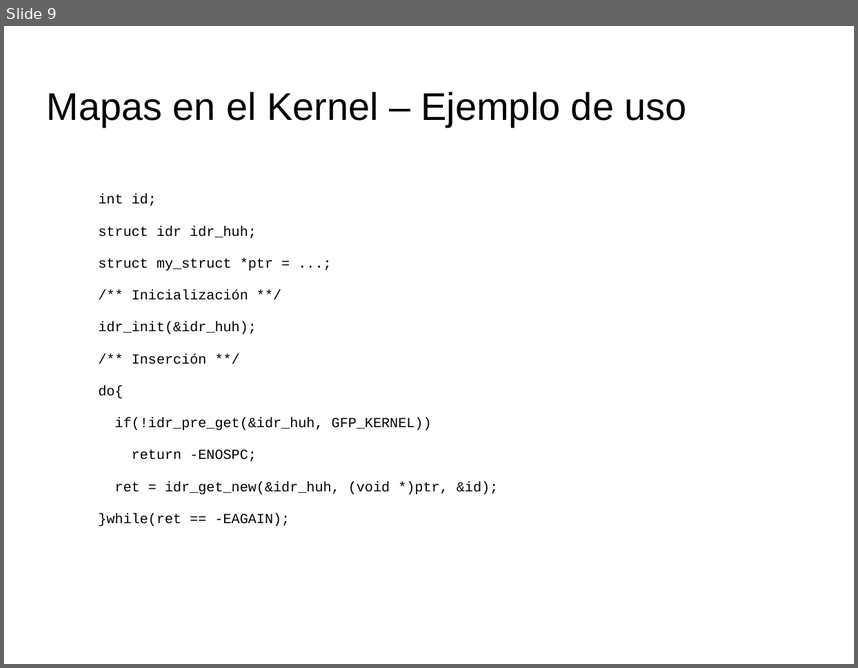
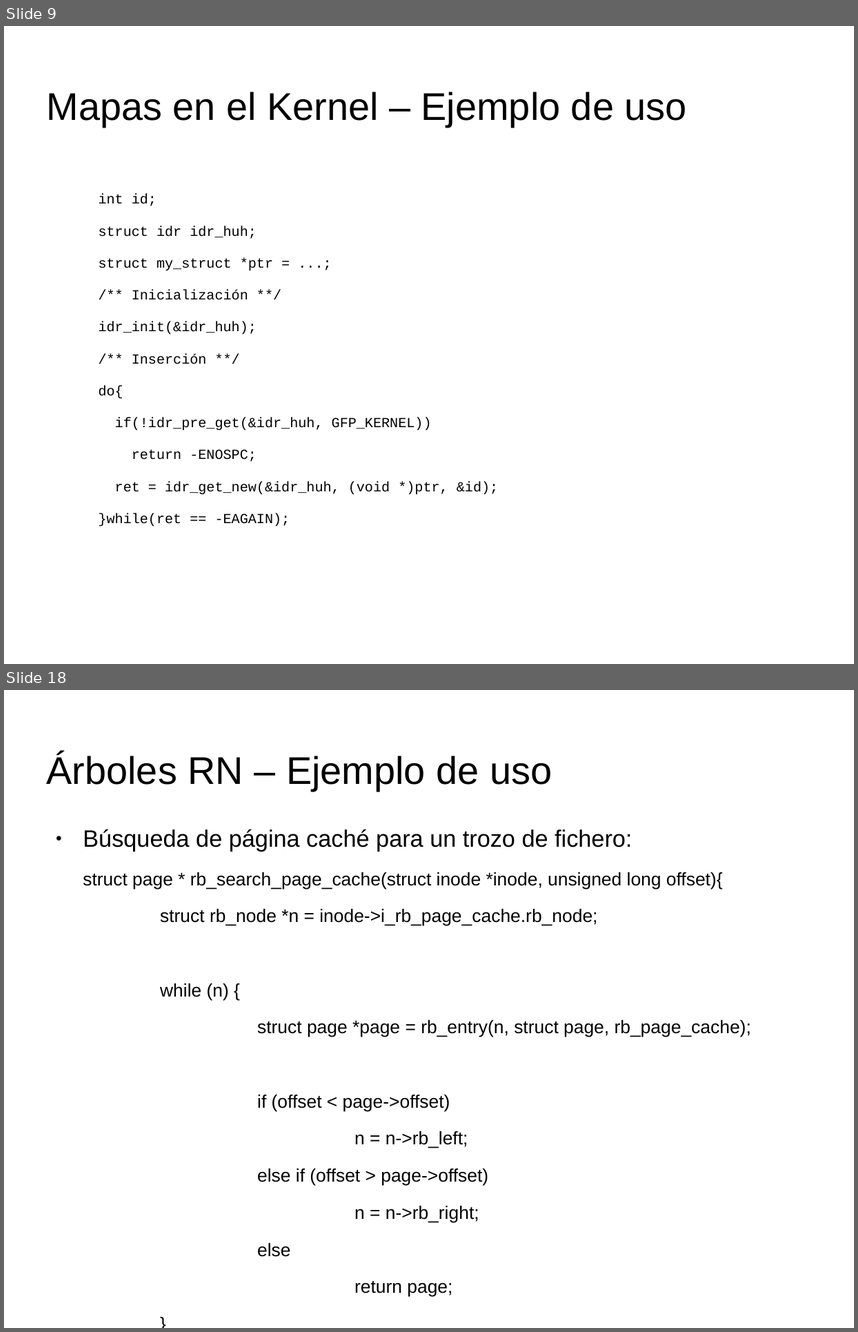
Before and after one commit to tombe85/lin, a slide deck: presentacion/EstructurasDeDatosKernelMigVersion.odp. Shown one above the other, each under a label of ours: slide 9 before the commit, slides 9 and 18 after it; the slides between them are not shown. The pictures are 858x668 and 858x1332 pixels, drawn with LibreOffice and Linux fonts; fonts in the diff are those of the drawing; background and template pictures are left out. Boxes give left, top, right and bottom in pixels: in the first picture for what was removed or moved away, otherwise in the second. Text is boxed around its words. In the diff, an @@ line names an element or a change of style, - is before the commit and + after.

```diff
--- a/presentacion/EstructurasDeDatosKernelMigVersion.odp
+++ b/presentacion/EstructurasDeDatosKernelMigVersion.odp
@@ slide 18 added at [4, 690, 854, 1328], background picture (left out) @@
@@ title added at [47, 753, 552, 791], 36 pt, text #000000 @@
+Árboles RN – Ejemplo de uso
@@ text added at [83, 829, 751, 1297], 17 pt, text #000000 @@
+● Búsqueda de página caché para un trozo de fichero:
+struct page * rb_search_page_cache(struct inode *inode, unsigned long offset){
+struct rb_node *n = inode->i_rb_page_cache.rb_node;
+while (n) {
+struct page *page = rb_entry(n, struct page, rb_page_cache);
+if (offset < page->offset)
+n = n->rb_left;
+else if (offset > page->offset)
+n = n->rb_right;
+else
+return page;
+}
+return NULL;
+}
```
Also in this commit, not shown: 4 slides changed, 9 other slides added, 1 other file.
